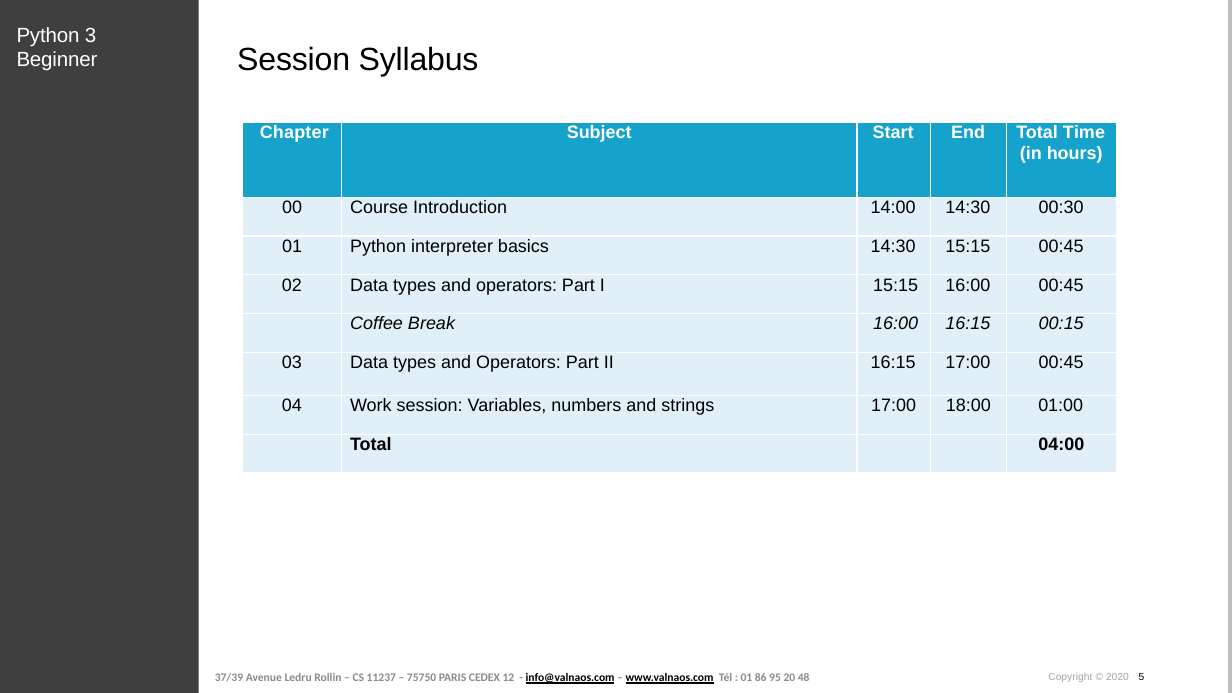
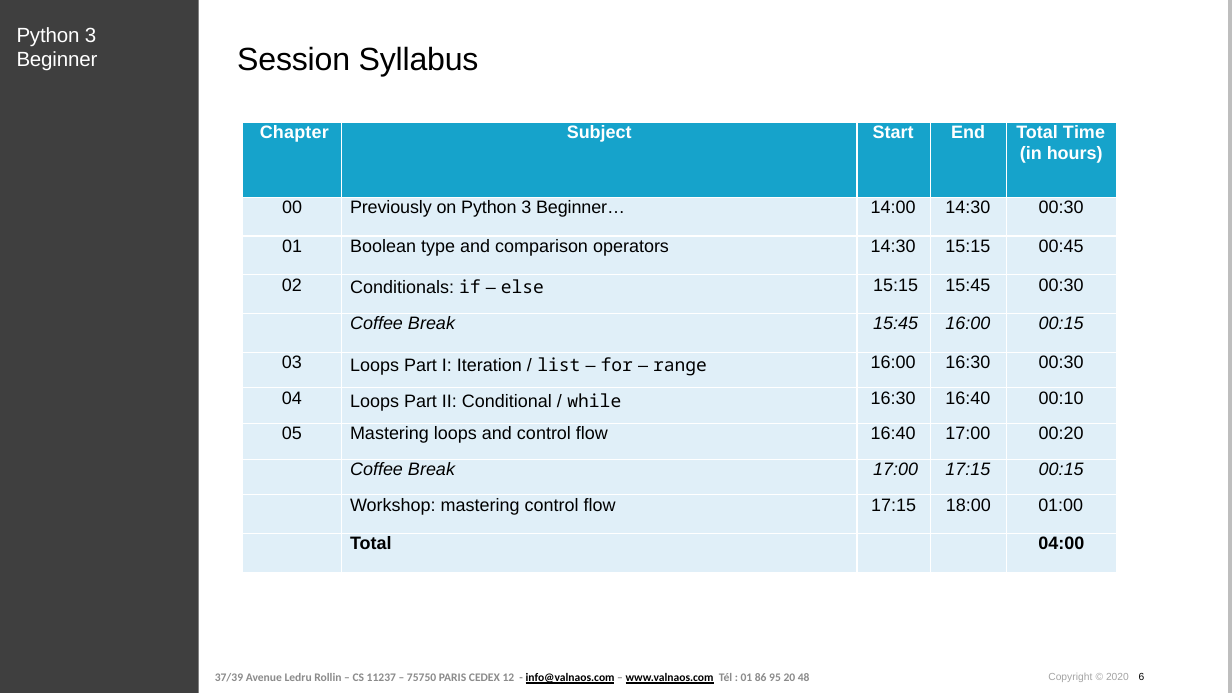
Before and after one commit to cstar-industries/python-3-beginner, a slide deck: slide 6 of 002-Control-Flow/Control Flow - Slides.pptx (slide 5 before the commit). Drawn at 1232x693 pixels with LibreOffice and Linux fonts; fonts in the diff are those of the drawing; background and template pictures are left out. Boxes give left, top, right and bottom in pixels: in the first picture for what was removed or moved away, otherwise in the second. Text is boxed around its words. In the diff, an @@ line names an element or a change of style, - is before the commit and + after.

Commit message:
slides update and pdf

```diff
--- a/002-Control-Flow/Control Flow - Slides.pptx
+++ b/002-Control-Flow/Control Flow - Slides.pptx
@@ table at bbox=[242, 123, 1116, 573] @@
-row 2: 00 | Course Introduction | 14:00 | 14:30 | 00:30
-row 3: 01 | Python interpreter basics | 14:30 | 15:15 | 00:45
-row 4: 02 | Data types and operators: Part I | 15:15 | 16:00 | 00:45
-row 5:  | Coffee Break | 16:00 | 16:15 | 00:15
-row 6: 03 | Data types and Operators: Part II | 16:15 | 17:00 | 00:45
-row 7: 04 | Work session: Variables, numbers and strings | 17:00 | 18:00 | 01:00
+row 2: 00 | Previously on Python 3 Beginner… | 14:00 | 14:30 | 00:30
+row 3: 01 | Boolean type and comparison operators | 14:30 | 15:15 | 00:45
+row 4: 02 | Conditionals: if – else | 15:15 | 15:45 | 00:30
+row 5:  | Coffee Break | 15:45 | 16:00 | 00:15
+row 6: 03 | Loops Part I: Iteration / list – for – range | 16:00 | 16:30 | 00:30
+row 7: 04 | Loops Part II: Conditional / while | 16:30 | 16:40 | 00:10
+row 8: 05 | Mastering loops and control flow | 16:40 | 17:00 | 00:20
+row 9:  | Coffee Break | 17:00 | 17:15 | 00:15
+row 10:  | Workshop: mastering control flow | 17:15 | 18:00 | 01:00
```
Also in this commit, not shown: 10 other slides changed, 41 slides added, 11 slides removed, 1 other file.
